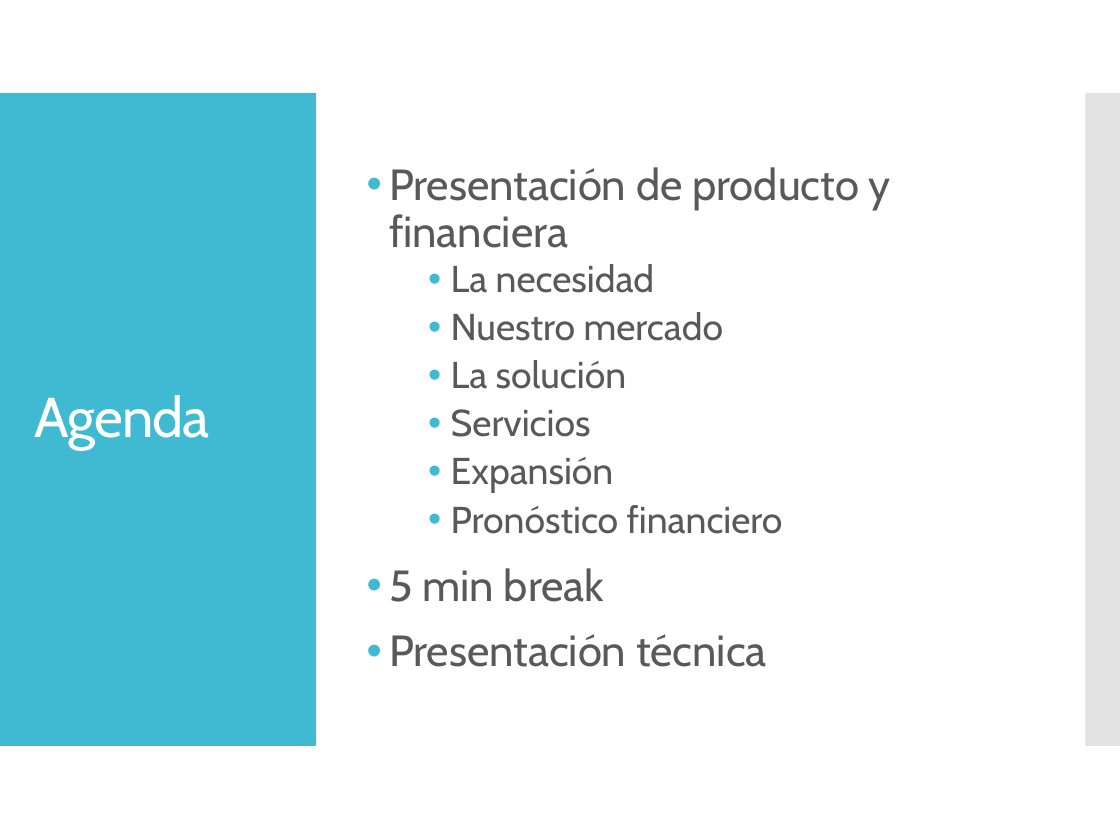
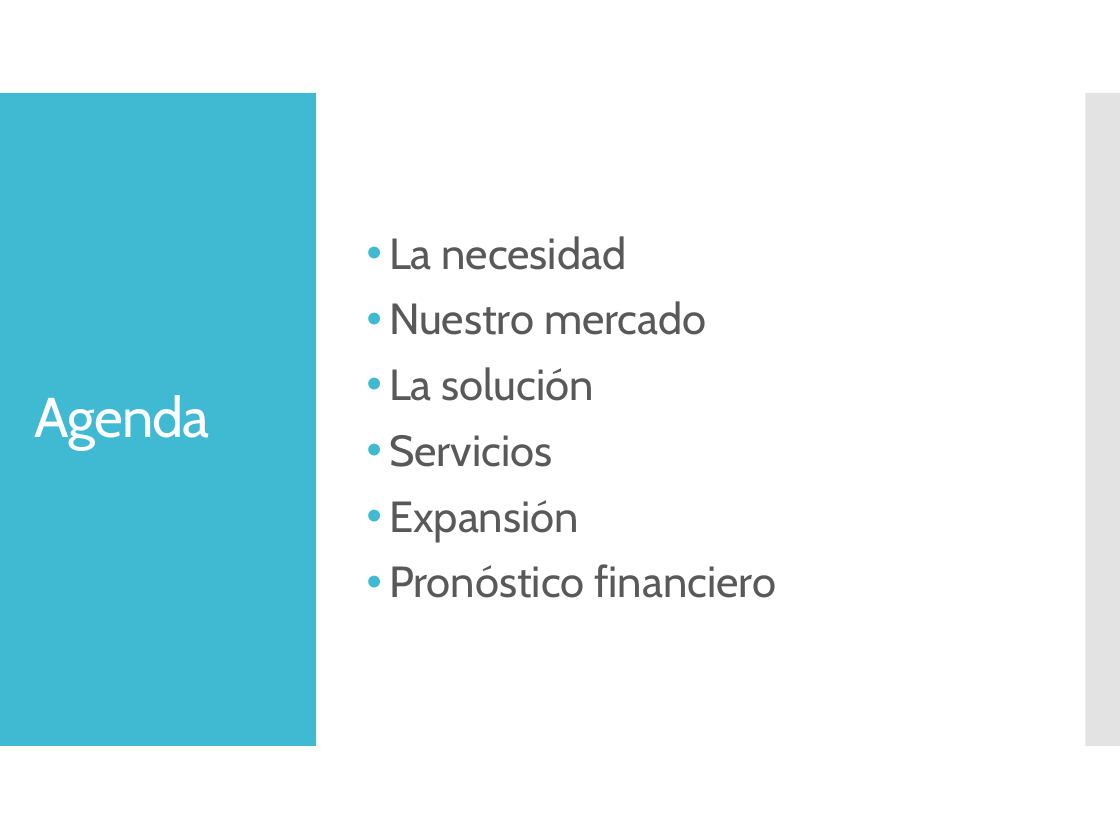
Before and after one commit to dschenkelman/taller-proyectos, a slide deck: slide 7 of Assets/Presentación negocio.pptx (slide 2 before the commit). Drawn at 1120x840 pixels with LibreOffice and Linux fonts; fonts in the diff are those of the drawing. Boxes give left, top, right and bottom in pixels: in the first picture for what was removed or moved away, otherwise in the second. Text is boxed around its words. In the diff, an @@ line names an element or a change of style, - is before the commit and + after.

```diff
--- a/Assets/Presentación negocio.pptx
+++ b/Assets/Presentación negocio.pptx
@@ text "La necesidad" at (x1=389, y1=236, x2=776, y2=598): size 24 to 28 pt; list level 2 to 1 in "La necesidad"; list level 2 to 1 in "Nuestro mercado"; list level 2 to 1 in "La solución"; list level 2 to 1 in "Servicios"; list level 2 to 1 in "Expansión"; list level 2 to 1 in "Pronóstico financiero" @@
@@ text at (x1=389, y1=167, x2=891, y2=248): paragraph removed @@
-• Presentación de producto y financiera
@@ text at (x1=389, y1=568, x2=767, y2=667): paragraphs removed @@
-• 5 min break
-• Presentación técnica
```
Also in this commit, not shown: 10 other slides changed, 5 slides added, 2 slides removed.
